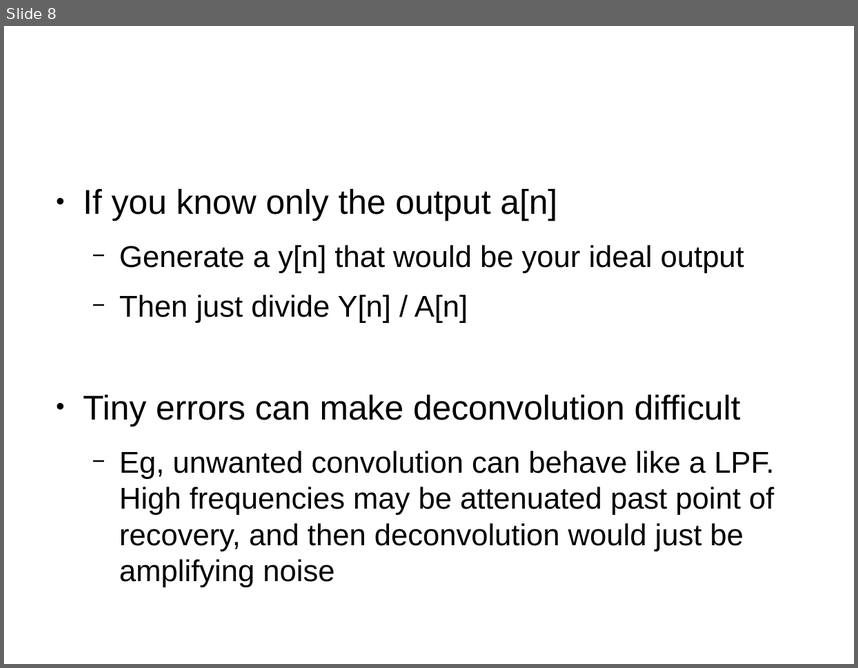
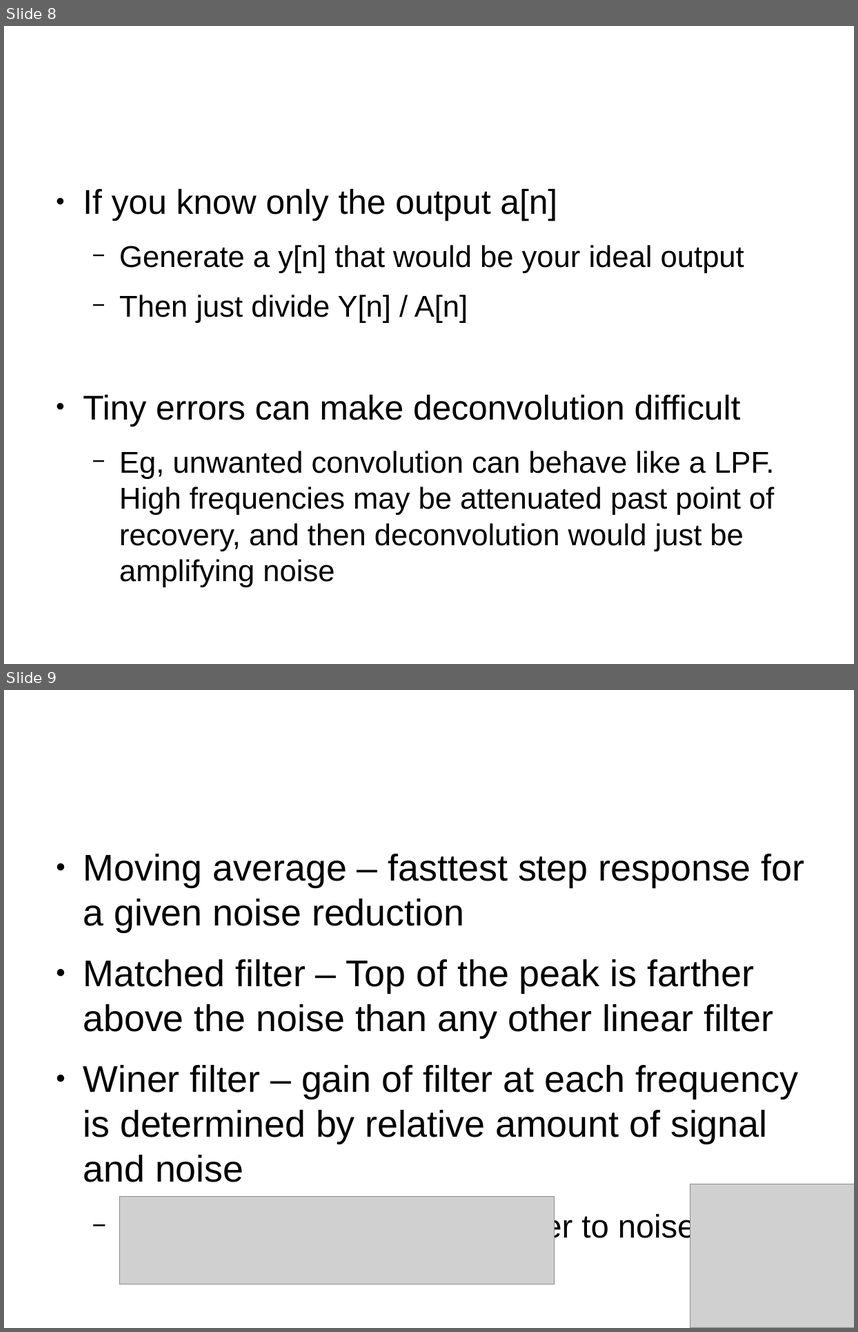
Before and after one commit to ahirapatel/dspguide-stuff, a slide deck: ch17/Notes.odp. Shown one above the other, each under a label of ours: slide 8 before the commit, slides 8 and 9 after it. The pictures are 858x668 and 858x1332 pixels, drawn with LibreOffice and Linux fonts; fonts in the diff are those of the drawing; grey boxes stand for pictures; background and template pictures are left out. Boxes give left, top, right and bottom in pixels: in the first picture for what was removed or moved away, otherwise in the second. Text is boxed around its words. In the diff, an @@ line names an element or a change of style, - is before the commit and + after.

```diff
--- a/ch17/Notes.odp
+++ b/ch17/Notes.odp
@@ slide 9 added at (x1=4, y1=690, x2=854, y2=1328), background #FFFFFF @@
@@ title added at (x1=46, y1=714, x2=639, y2=819), 47.6 pt, text #FFFFFF @@
+Optimal Filters
@@ text added at (x1=83, y1=854, x2=805, y2=1244), 34.7 pt, text #000000 @@
+● Moving average – fasttest step response for a given noise reduction
+● Matched filter – Top of the peak is farther above the noise than any other linear filter
+● Winer filter – gain of filter at each frequency is determined by relative amount of signal and noise
+  − Maximizes ratio of signal power to noise power
@@ picture added at (x1=691, y1=1183, x2=854, y2=1328) @@
@@ picture added at (x1=120, y1=1196, x2=555, y2=1284) @@
```
Also in this commit, not shown: 2 other slides added, 1 slide removed.
